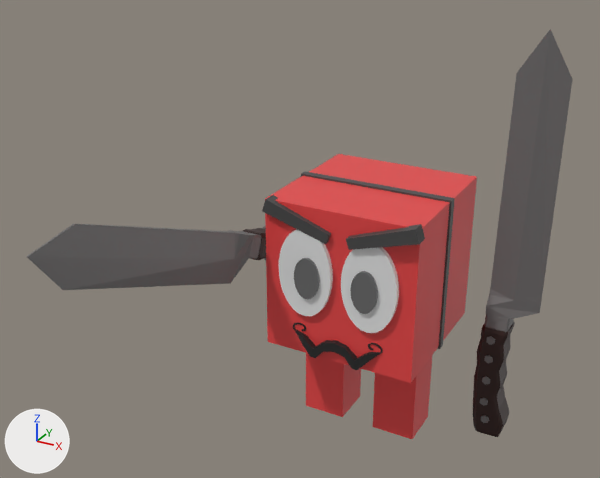
Two versions of the Blender file Assets/Blender/Joe.blend, one commit apart.
Camera for both pictures: a camera (50 mm lens) standing at (3.91, -9.05, 6.93) and looking at (-0.11, -1.74, 3.27). Lighting does not change. The marker at lower left points along +X, +Y and +Z.

The first picture shows 'Cube.001', 'Knife', 'Knife.001', 'cubo', 'iris_esq', 'olho_dir', 'olho_eq', 'perna_dir', 'perna_esq', 'sombracelha_dir', 'sombracelha_esq', 'suspensorio_meio'.
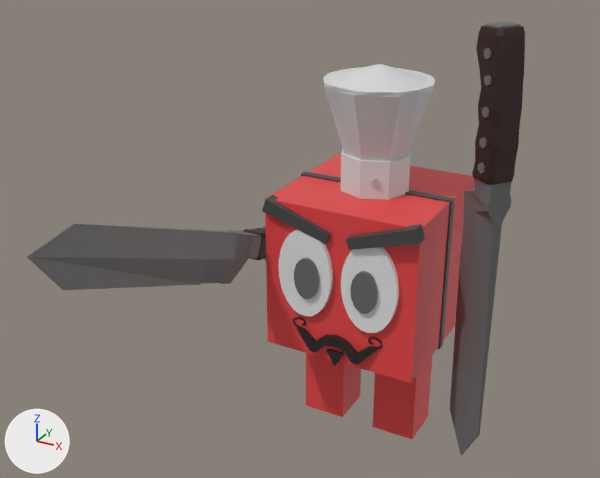
Edits to the bpy script that builds the scene:
```text
Add mat_material_014:
    mat_material_014 = principled_material('Material.014')
    mat_material_014.base_color = (0.5, 0.5, 0.5)  # grey #bcbcbc
Add mat_material_015:
    mat_material_015 = principled_material('Material.015')
    mat_material_015.base_color = (0.7, 0.7, 0.7)  # light grey #dadada
Add mat_material_016:
    mat_material_016 = principled_material('Material.016')
    mat_material_016.base_color = (0.7, 0.7, 0.7)  # light grey #dadada
Add me_cylinder_015:
    me_cylinder_015.from_pydata(...)  # a 6-sided cylinder along z spanning x -0.39..0.39, y -0.45..0.45, z -0.285..0.285
    me_cylinder_015.materials.append(mat_material_014)  # grey #bcbcbc
Add me_cylinder_014:
    me_cylinder_014.from_pydata(...)  # 96 vertices, 82 faces; spans x -1.71..1.71, y -1.71..1.71, z -1.0..3.78
    me_cylinder_014.materials.append(mat_material_015)  # light grey #dadada
Add me_cylinder_013:
    me_cylinder_013.from_pydata(...)  # an 8-sided cylinder along z spanning x -1.0..1.0, y -1.0..1.0, z -1.0..1.0
    me_cylinder_013.materials.append(mat_material_016)  # light grey #dadada
Add me_cylinder_002:
    me_cylinder_002.from_pydata(...)  # 13 vertices, 9 faces; spans x -0.93..0.93, y -0.58..1.12, z -1.0..1.0
    me_cylinder_002.materials.append(mat_material_013)  # black #242424
Change ob_cube_001:
    ob_cube_001.location: (0.0, -1.01, 1.54) -> (0.0, -1.01, 1.62)
Change ob_knife_001:
    ob_knife_001.location: (1.67, 0.37, 0.14) -> (1.58, -0.57, 5.41)
    ob_knife_001.rotation_euler: (-0.0334, 0.0, 1.571) -> (3.076, 0.0, 0.937)  # degrees (-1.9, 0, 90) -> degrees (176, 0, 54)
Add ob_cylinder_009:
    ob_cylinder_009 = bpy.data.objects.new('Cylinder.009', me_cylinder_015)
    ob_cylinder_009.location = (0.17, -0.38, 3.55)
    ob_cylinder_009.rotation_euler = (1.571, 0.0, 0.352)  # degrees (90, 0, 20)
    ob_cylinder_009.scale = (0.108, 0.108, 0.108)
Add ob_cylinder_008:
    ob_cylinder_008 = bpy.data.objects.new('Cylinder.008', me_cylinder_014)
    ob_cylinder_008.location = (0.0, 0.0, 4.0)
    ob_cylinder_008.scale = (0.401, 0.401, 0.23)
Add ob_cylinder_007:
    ob_cylinder_007 = bpy.data.objects.new('Cylinder.007', me_cylinder_013)
    ob_cylinder_007.location = (0.0, 0.0, 3.55)
    ob_cylinder_007.scale = (0.453, 0.453, 0.26)
Add ob_cylinder_006:
    ob_cylinder_006 = bpy.data.objects.new('Cylinder.006', me_cylinder_002)
    ob_cylinder_006.location = (0.0, -0.96, 1.43)
    ob_cylinder_006.rotation_euler = (1.571, 3.142, 0.0)  # degrees (90, 180, 0)
    ob_cylinder_006.scale = (0.126, 0.126, 0.0979)
```

Location of each change, [x1, y1, x2, y2] in pixels of the pictures (600 x 478 px):
'Knife.001', moved, turned: before [473, 29, 573, 437]; after [450, 22, 525, 456]
'Cylinder.008', added: after [323, 64, 435, 161]
'Cylinder.007', added: after [340, 148, 411, 200]
'Cube.001', moved: before [293, 323, 382, 370]; after [293, 317, 383, 365]
'Cylinder.006', added: after [326, 349, 344, 366]
'Cylinder.009', added: after [372, 178, 379, 186]
